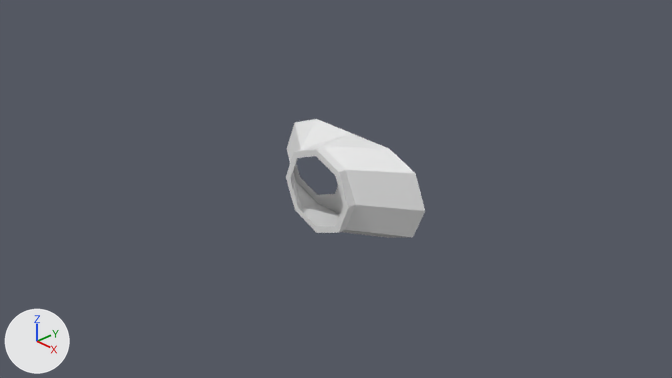
What one commit did to the Blender file Models/Squad/Spaces/stackBiCoupler_v2.blend.
Rendered twice from the file's camera 'Camera'. The lights are fixed; the arrows at lower left show +X, +Y and +Z.

In view in the first picture: 'shellCollider'.
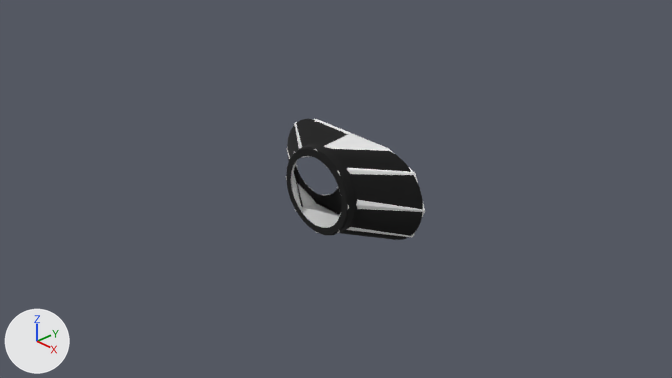
Pixel boxes [x1, y1, x2, y2] of what changed, in the pictures (672 x 378 px):
'stackBiCoupler_v2', shown: after [286, 119, 423, 240]
'shellCollider', unchanged, covered by the edit: before [286, 119, 425, 238]; after [287, 119, 425, 237]

The change, as a list of edits to the scene's bpy script:
```text
Change me_mesh_005:
    where me_mesh_005.from_pydata(...)  # 343 vertices, 312 faces; spans x -0.57..0.57, y 0.0..0.58, z -1.19..1.19
    used by ob_stackbicoupler_v2; parent = ob_stackbicoupler; location = (0.0, 0.0, 0.0)
    me_mesh_005 part 1: the whole mesh is turned 90 degrees about the y axis through its middle, then moved by (0.0, -0.32, 0.0)
Change ob_stackbicoupler_v2:
    remove ob_stackbicoupler_v2.hide_set(True)
```
